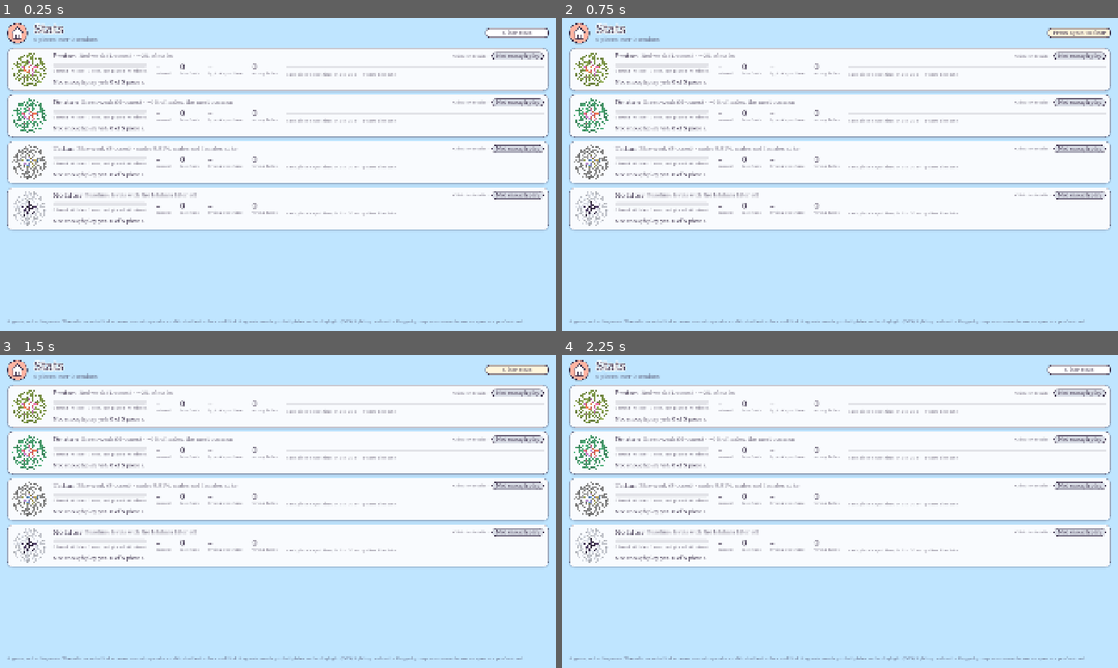
Above: before the commit, frames 1-4 (two rows, left to right).
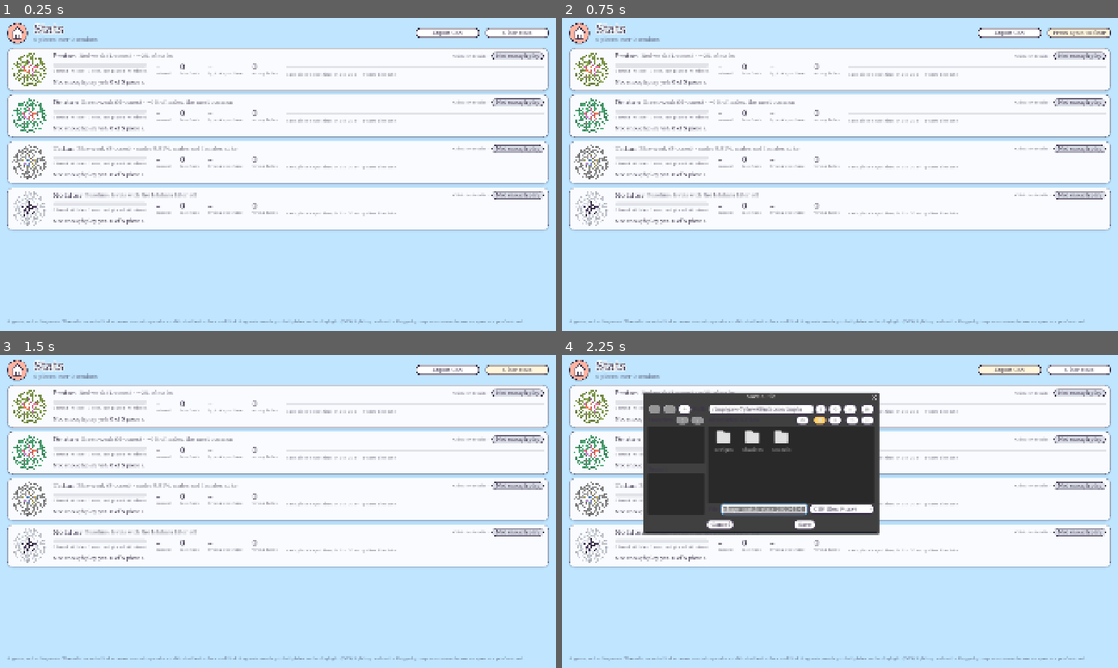
Above: after the commit, the same moments.

Repository: ooooonnnnn/Colorblind-Shape-Match
Game: Godot game, scene res://stats.tscn
Same seed, same stepped clock (60 frames per second), same inputs: the game is played once before the commit and once after it. This scene is started directly instead of the project's main scene.
Inputs (mouse positions are in pixels of both pictures, inside the frame that each line leads up to):
- Up to frame 1 (0.25 s): no input
- Up to frame 2 (0.75 s): click "Clear stats" at 0.5 s
- Up to frame 3 (1.5 s): click "Press again to clear" at 1.25 s
- Up to frame 4 (2.25 s): click (1012, 370) at 2 s, where only the run after the commit has a clickable "Export CSV"

The runs differ from the first frame. In frame 1, 0.4% of the frame differs, in the area x 74-87%, y 3-7%; in frame 2, 0.4%; in frame 3, 0.4%; in frame 4, 19%, in the area x 14-87%, y 3-58%.

Commit message:
wrong csv structure

Diff:
--- a/scripts/main.gd
+++ b/scripts/main.gd
@@ -53,6 +53,8 @@
 # moment the player was last free to look for a piece, so a piece's spot time
 # never includes time spent handling another one.
 var _session := int(Time.get_unix_time_from_system())
+var _session_start_ms := Time.get_ticks_msec()
+var _session_info := {}  # this session's details for Stats.add, filled in _ready and as levels start
 var _level_group := ""  # the color group id, or Stats.BASELINE without the filter
 var _level_started_ms := 0
 var _search_from_ms := 0
@@ -64,6 +66,13 @@
 	color_groups = ColorGroups.load_settings()
 	ShapeView.load_size()
 	dots.colors_changed.connect(_recolor_pieces)
+	_session_info = {
+		"start": _session,
+		"board_color": "#" + dots.board_color.to_html(false),
+		"backgrounds": {},
+		"noise": dots.noise.duplicate(true),
+		"size_percent": snappedf(ShapeView.side_fraction * 100, 0.01),
+	}
 	home.activated.connect(_go_home)
 	resized.connect(_layout)
 	_layout()
@@ -180,6 +189,8 @@
 	var group := ColorGroups.find(color_groups, ColorGroups.pick(color_groups))
 	dots.show_group(group)
 	_level_group = group.id if config.filter else Stats.BASELINE
+	if config.filter:
+		_session_info.backgrounds[group.id] = "#" + group.background.to_html(false)
 	hole_count = config.holes
 	pieces_per_shape = config.shapes
 	level_time = config.duration
@@ -220,6 +231,7 @@
 		p.set_meta("color", colors[i])
 		p.set_meta("spot_ms", -1)
 		p.set_meta("wrong", 0)
+		p.set_meta("moved", false)
 		p.fill = dots.figure_color(colors[i])
 		p.target_hole = holes[i % hole_count]
 		p.home = piece_spots[i] / board_size
@@ -321,6 +333,7 @@
 
 func place(p: ShapeView) -> void:
 	p.placed = true
+	p.set_meta("moved", true)
 	p.release_focus()
 	p.focus_mode = Control.FOCUS_NONE
 	p.mouse_filter = Control.MOUSE_FILTER_IGNORE
@@ -409,6 +422,8 @@
 		"outcome": outcome,
 		"spot_ms": p.get_meta("spot_ms"),
 		"wrong": p.get_meta("wrong"),
+		"moved": p.get_meta("moved"),
+		"at_ms": Time.get_ticks_msec() - _session_start_ms if outcome == "found" else -1,
 	}
 
 
@@ -418,7 +433,8 @@
 	if count_left:
 		for p in pieces:
 			_finished.append(_record(p, "seen" if p.get_meta("spot_ms") >= 0 else "missed"))
-	Stats.add(_finished)
+	_session_info.end = int(Time.get_unix_time_from_system())
+	Stats.add(_finished, _session_info)
 	_finished.clear()
 
 
@@ -485,6 +501,7 @@
 		var delta: Vector2 = event.global_position - drag.start
 		if not drag.moved and delta.length() > DRAG_THRESHOLD:
 			drag.moved = true
+			p.set_meta("moved", true)
 			deselect()
 			p.dragging = true
 			effects.glow(p)
--- a/scripts/stats.gd
+++ b/scripts/stats.gd
@@ -12,6 +12,11 @@
 ##            counts time the player was free to look, so time spent handling
 ##            other pieces is never included (see main.gd)
 ##   wrong    drops on a wrong hole
+##   moved    whether it was moved from where it started (dragged, or placed)
+##   at_ms    when it was placed, in ms since the game scene opened, or -1
+##
+## Beside the records, PATH keeps each session's details (see add), for the
+## CSV export.
 ##
 ## The reading follows "Advanced Colorimetry Protocols and Design in Color
 ## Vision Deficiency Diagnosis for Children Using Pseudoisochromatic Plates":
@@ -45,33 +50,98 @@
 
 
 static func load_records() -> Array:
-	if not FileAccess.file_exists(PATH):
-		return []
-	var data = JSON.parse_string(FileAccess.get_file_as_string(PATH))
-	if not (data is Dictionary and data.get("pieces") is Array):
+	return _load().pieces
+
+
+## {session id (as text): details}, see add.
+static func load_sessions() -> Dictionary:
+	return _load().sessions
+
+
+## Saves records, and if given, the details of their session: {start (unix
+## time, the session id), end (unix time), board_color, backgrounds: {group id:
+## background dot color}, noise (as Dots.noise), size_percent}.
+static func add(records: Array, session := {}) -> void:
+	if records.is_empty() and session.is_empty():
+		return
+	var data := _load()
+	data.pieces.append_array(records)
+	if not session.is_empty():
+		data.sessions[str(session.start)] = session
+	_write(data)
+
+
+static func clear() -> void:
+	_write({"pieces": [], "sessions": {}})
+
+
+static func _load() -> Dictionary:
+	var data = JSON.parse_string(FileAccess.get_file_as_string(PATH)) if FileAccess.file_exists(PATH) else {}
+	if not (data is Dictionary and data.get("pieces", []) is Array):
 		push_error("Bad stats file %s" % PATH)
-		return []
-	return data.pieces
-
-
-static func add(records: Array) -> void:
-	if records.is_empty():
-		return
-	var all := load_records()
-	all.append_array(records)
-	_write(all)
-
-
-static func clear() -> void:
-	_write([])
-
-
-static func _write(records: Array) -> void:
+		data = {}
+	var sessions = data.get("sessions")
+	return {"pieces": data.get("pieces", []), "sessions": sessions if sessions is Dictionary else {}}
+
+
+## Every session as a block of CSV: a header section with its start and end
+## (local time), board color, background dot colors, background and shape
+## noise and shape size, then a row per piece: its shape and color, whether it
+## was moved from where it started, and when it was placed, counted from the
+## start of the game. Details recorded before they were kept read "unknown".
+static func to_csv(records: Array, sessions: Dictionary) -> String:
+	var by_session := {}
+	for r in records:
+		by_session.get_or_add(str(int(r.session)), []).append(r)
+	var ids := by_session.keys()
+	ids.sort_custom(func(a, b): return int(a) < int(b))
+	var lines := PackedStringArray()
+	for id in ids:
+		var s: Dictionary = sessions.get(id, {})
+		lines.append("Session start,%s" % _local_time(int(id)))
+		lines.append("Session end,%s" % (_local_time(int(s.end)) if s.has("end") else "unknown"))
+		lines.append("Board color,%s" % s.get("board_color", "unknown"))
+		var backgrounds: Dictionary = s.get("backgrounds", {})
+		if backgrounds.is_empty():
+			lines.append("Background dot color,%s" % ("none (filter off)" if s.has("backgrounds") else "unknown"))
+		for group in backgrounds:
+			lines.append("Background dot color (%s),%s" % [group, backgrounds[group]])
+		for part in [["background", "Background"], ["shapes", "Shape"]]:
+			for channel in ["hue", "saturation", "value"]:
+				var noise: Dictionary = s.get("noise", {}).get(part[0], {}).get(channel, {})
+				lines.append("%s noise %s amplitude,%s" % [part[1], channel, _number(noise.get("amplitude"))])
+				lines.append("%s noise %s wavelength (px),%s" % [part[1], channel, _number(noise.get("wavelength"))])
+		lines.append("Shape size (%% of the board's shorter side),%s" % _number(s.get("size_percent")))
+		lines.append("")
+		lines.append("Shape,Color,Moved from original position,Time from game start (s)")
+		for r in by_session[id]:
+			var at_ms := int(r.get("at_ms", -1))
+			lines.append(",".join(PackedStringArray([
+				r.shape,
+				"#" + str(r.color),
+				("yes" if r.moved else "no") if r.has("moved") else "unknown",
+				("%.1f" % (at_ms / 1000.0) if at_ms >= 0 else "not placed") if r.has("at_ms") else "unknown",
+			])))
+		lines.append("")
+	return "\n".join(lines)
+
+
+static func _local_time(unix: int) -> String:
+	return Time.get_datetime_string_from_unix_time(unix + Time.get_time_zone_from_system().bias * 60, true)
+
+
+static func _number(value) -> String:
+	if value == null:
+		return "unknown"
+	return str(int(value)) if float(value) == int(value) else str(snappedf(value, 0.001))
+
+
+static func _write(data: Dictionary) -> void:
 	var file := FileAccess.open(PATH, FileAccess.WRITE)
 	if file == null:
 		push_error("Could not save stats: %s" % error_string(FileAccess.get_open_error()))
 		return
-	file.store_string(JSON.stringify({"pieces": records}))
+	file.store_string(JSON.stringify(data))
 
 
 ## {sessions, pieces, usual_ms, late_ms, groups: {group id: summary}} where
--- a/scripts/stats_screen.gd
+++ b/scripts/stats_screen.gd
@@ -20,6 +20,7 @@
 
 @onready var summary_label: Label = %Summary
 @onready var cards: VBoxContainer = %Cards
+@onready var export_button: Button = %Export
 @onready var clear: Button = %Clear
 @onready var back: ToyButton = %Back
 
@@ -32,8 +33,42 @@
 		await get_tree().create_timer(0.15).timeout  # let the button's pop play
 		get_tree().change_scene_to_file("res://menu.tscn")
 	)
+	export_button.pressed.connect(_on_export)
 	clear.pressed.connect(_on_clear)
 	_build()
+
+
+## Asks where to save all the records as a CSV file, with the system's own
+## save dialog where there is one (it is also the way to reach files on a tablet).
+func _on_export() -> void:
+	var dialog := FileDialog.new()
+	dialog.file_mode = FileDialog.FILE_MODE_SAVE_FILE
+	dialog.access = FileDialog.ACCESS_FILESYSTEM
+	dialog.use_native_dialog = true
+	dialog.filters = PackedStringArray(["*.csv ; CSV files"])
+	dialog.current_dir = OS.get_system_dir(OS.SYSTEM_DIR_DOCUMENTS)
+	dialog.current_file = "shape_match_stats_%s.csv" % Time.get_date_string_from_system()
+	dialog.file_selected.connect(_save_csv)
+	dialog.visibility_changed.connect(func():
+		if not dialog.visible:
+			dialog.queue_free()
+	)
+	add_child(dialog)
+	dialog.popup_centered_ratio(0.7)
+
+
+func _save_csv(path: String) -> void:
+	var file := FileAccess.open(path, FileAccess.WRITE)
+	if file:
+		file.store_string(Stats.to_csv(Stats.load_records(), Stats.load_sessions()))
+		file.close()
+	else:
+		push_error("Could not export stats to %s: %s" % [path, error_string(FileAccess.get_open_error())])
+	export_button.text = "Saved!" if file else "Couldn't save"
+	get_tree().create_timer(2.0).timeout.connect(func():
+		if is_instance_valid(export_button):
+			export_button.text = "Export CSV"
+	)
 
 
 func _on_clear() -> void:
--- a/stats.tscn
+++ b/stats.tscn
@@ -71,6 +71,13 @@
 layout_mode = 2
 theme_override_colors/font_color = Color(0.231373, 0.184314, 0.290196, 0.7)
 
+[node name="Export" type="Button" parent="Margin/Rows/Header"]
+unique_name_in_owner = true
+custom_minimum_size = Vector2(220, 0)
+layout_mode = 2
+size_flags_vertical = 4
+text = "Export CSV"
+
 [node name="Clear" type="Button" parent="Margin/Rows/Header"]
 unique_name_in_owner = true
 custom_minimum_size = Vector2(220, 0)
